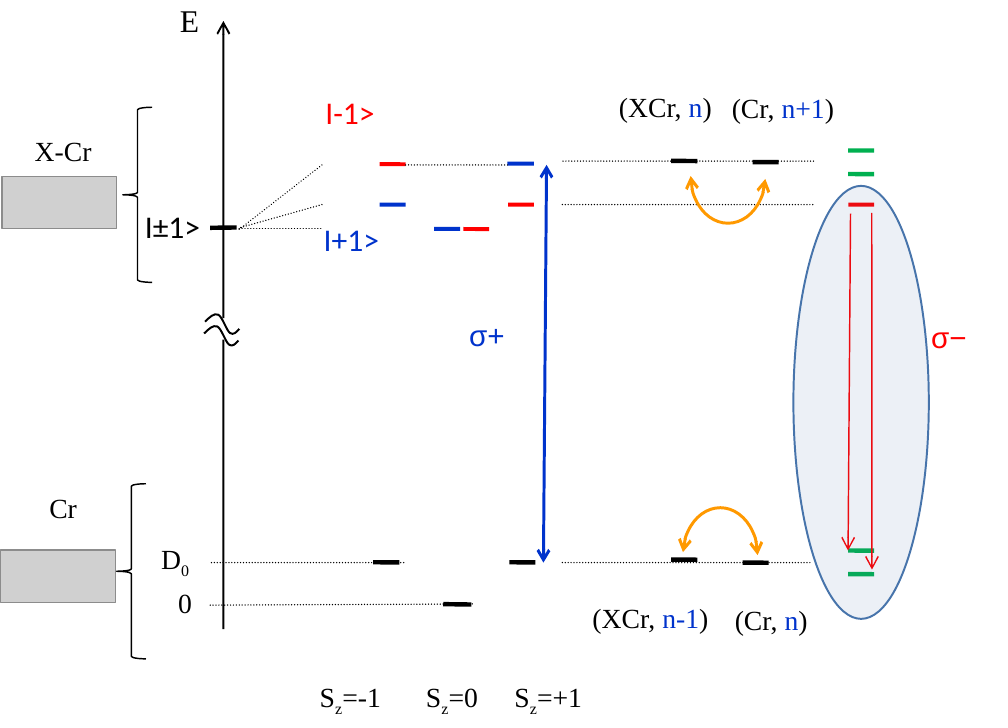
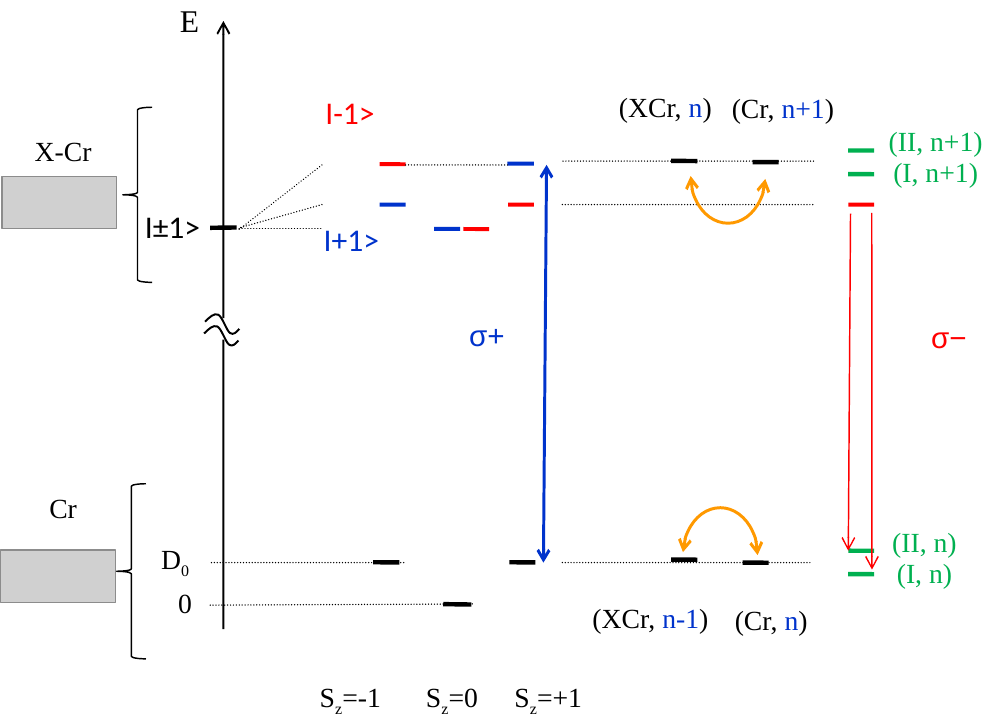
Before and after one commit to audreyazura/PhDThesis, a slide deck: slide 1 of 05-CrDyn/Pictures/AutlerTownes.pptx. Drawn at 1008x728 pixels with LibreOffice and Linux fonts; fonts in the diff are those of the drawing; grey boxes stand for pictures. Boxes give left, top, right and bottom in pixels: in the first picture for what was removed or moved away, otherwise in the second. Text is boxed around its words. In the diff, an @@ line names an element or a change of style, - is before the commit and + after.

```diff
--- a/05-CrDyn/Pictures/AutlerTownes.pptx
+++ b/05-CrDyn/Pictures/AutlerTownes.pptx
@@ text added at (889, 132, 983, 157), 14 pt, text #00B050 @@
+(II, n+1)
@@ text added at (893, 163, 978, 188), 14 pt, text #00B050 @@
+(I, n+1)
@@ ellipse removed at (793, 186, 928, 618) @@
@@ text added at (892, 533, 957, 558), 14 pt, text #00B050 @@
+(II, n)
@@ text added at (897, 564, 952, 589), 14 pt, text #00B050 @@
+(I, n)
```
Also in this commit, not shown: 10 other files.
